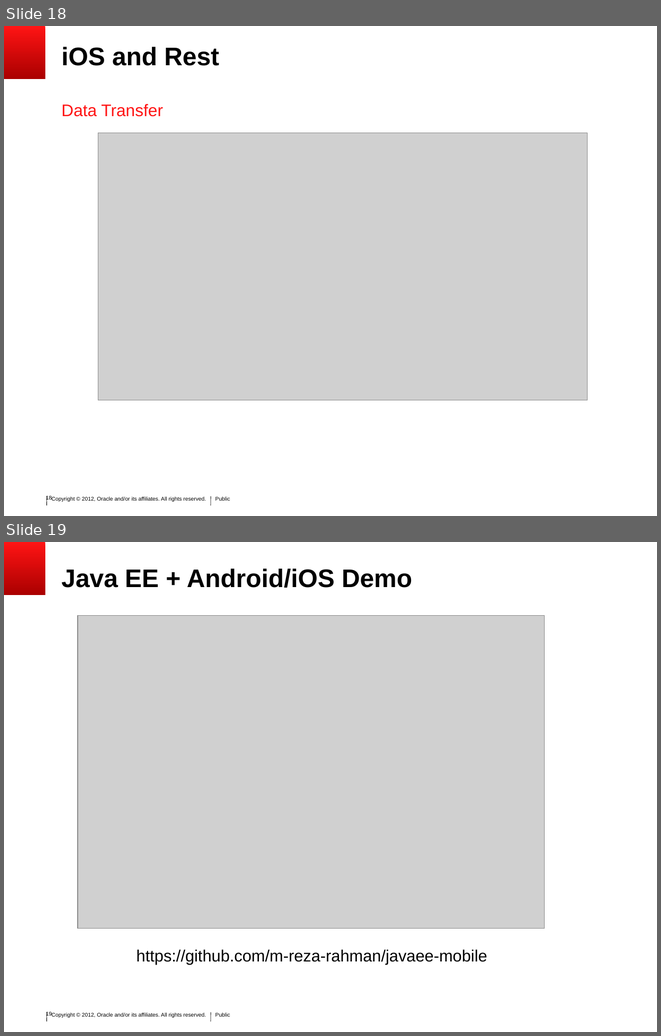
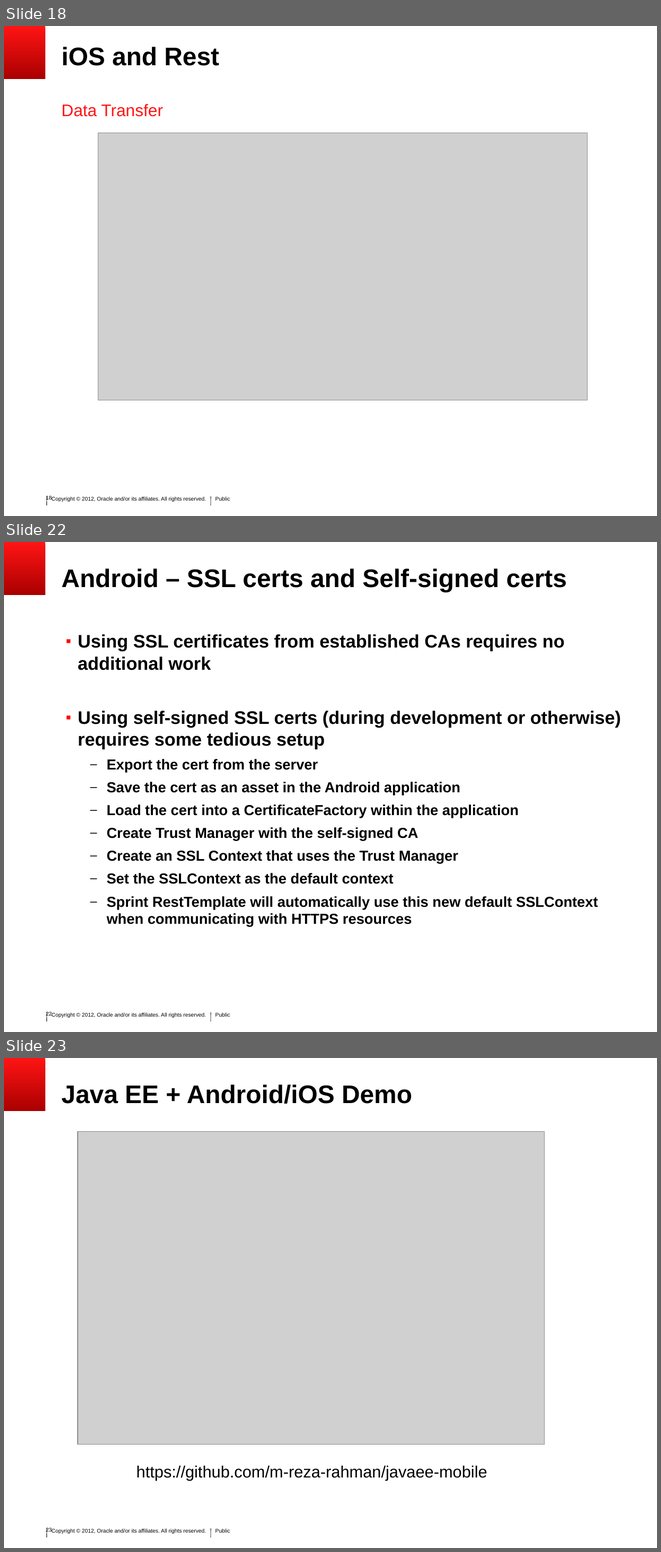
Before and after one commit to SoryBalde/javaee-mobile, a slide deck: javaee_mobile.ppt. Shown one above the other, each under a label of ours: slides 18 and 19 before the commit, slides 18, 22 and 23 after it; the slides between them are not shown. The pictures are 661x1036 and 661x1552 pixels, drawn with LibreOffice and Linux fonts; fonts in the diff are those of the drawing; grey boxes stand for pictures; background and template pictures are left out. Boxes give left, top, right and bottom in pixels: in the first picture for what was removed or moved away, otherwise in the second. Text is boxed around its words. In the diff, an @@ line names an element or a change of style, - is before the commit and + after.

Commit message:
added Android slides

```diff
--- a/javaee_mobile.ppt
+++ b/javaee_mobile.ppt
@@ slide 22 added at (4, 542, 657, 1032), background #FFFFFF; not listed: 6 template elements that a slide beside it also shows @@
@@ title added at (61, 568, 567, 592), 28 pt, text #000000, bold @@
+Android – SSL certs and Self-signed certs
@@ text added at (78, 634, 621, 927), 16 pt, text #000000, bold @@
+▪ Using SSL certificates from established CAs requires no additional work
+▪ Using self-signed SSL certs (during development or otherwise) requires some tedious setup
+  – Export the cert from the server
+  – Save the cert as an asset in the Android application
+  – Load the cert into a CertificateFactory within the application
+  – Create Trust Manager with the self-signed CA
+  – Create an SSL Context that uses the Trust Manager
+  – Set the SSLContext as the default context
+  – Sprint RestTemplate will automatically use this new default SSLContext when communicating with HTTPS resources
@@ what was slide 19 is now slide 23 @@
@@ page number at (46, 1528, 52, 1532): text changed @@
-19
+23
```
Also in this commit, not shown: 1 slide changed, 3 other slides added.
